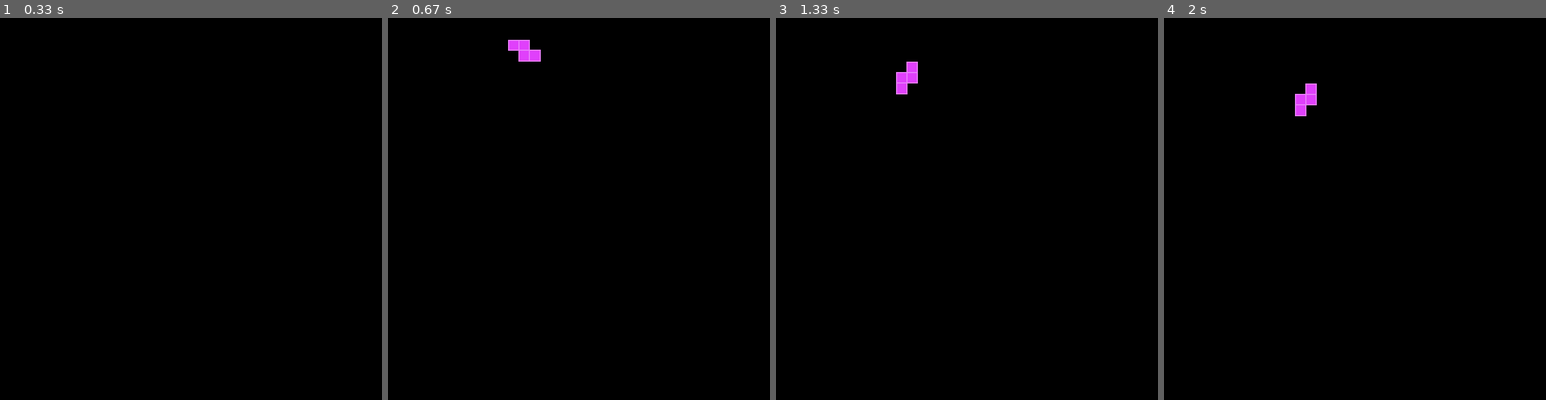
Above: before the commit, frames 1-4 (left to right).
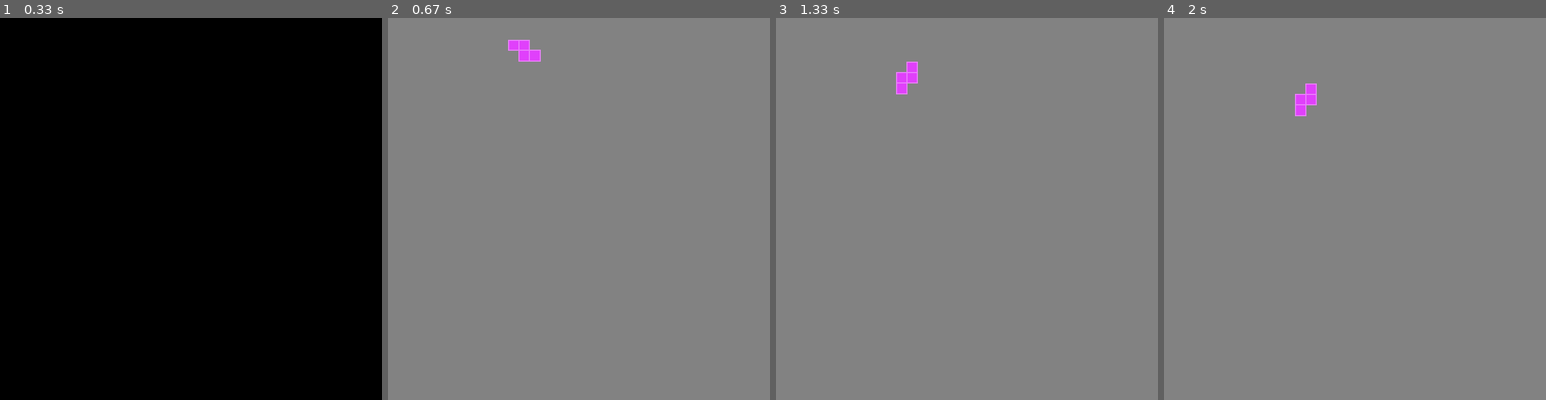
Above: after the commit, the same moments.

Repository: gabrielamsd/Jogo_pygame2021
Game: pygame game, started from estrutura.py
Same seed, same stepped clock (60 frames per second), same inputs: the game is played once before the commit and once after it.
Inputs:
- Up to frame 1 (0.33 s): no input
- Up to frame 2 (0.67 s): hold D from 0.33 s (still down)
- Up to frame 3 (1.33 s): release D at 0.8 s; hold W 0.83-1.18 s; hold D from 1.22 s (still down)
- Up to frame 4 (2 s): release D at 1.82 s; hold A from 1.85 s (still down)

Frame 1 is identical in both runs. In frame 2, 100% of the frame differs, in the area x 0-100%, y 0-100%; in frame 3, 100%; in frame 4, 100%.

Commit message:
testes com imagem de tabuleiro

Diff:
--- a/estrutura.py
+++ b/estrutura.py
@@ -93,7 +93,7 @@
     situação = 'start'
     tabuleiro = []
     peças = []
-
+    tab = pygame.image.load('tabuleiro.png').convert_alpha()
     def __init__(self,altura,largura): #Função para criar um campo com tamanho altura x largura
         self.altura = altura
         self.largura = largura
@@ -146,12 +146,10 @@
             if event.key == pygame.K_d:
                 ultima_peca.deslocamento = 0
 
-
     if not ultima_peca.caindo:
         all_blocks.add(ultima_peca)
         ultima_peca = Peca(tabuleiro, tela)
         all_sprites.add(ultima_peca)
-
 
     all_sprites.update()
     ultima_peca.rect.y += TAM_BLOCO
@@ -162,8 +160,6 @@
         ultima_peca.caindo = False
     ultima_peca.rect.y -= TAM_BLOCO
 
-    tela.fill(CORES['preto'])
+    tela.fill(CORES['cinza'])
     all_sprites.draw(tela)
-
-
     pygame.display.update()
Binary file added: tabuleiro.png
